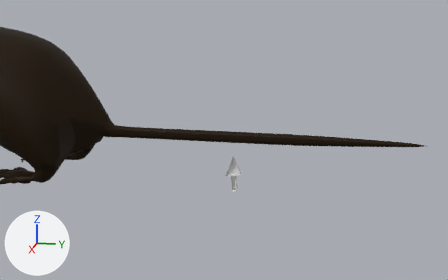
The Blender file rat/Rat2.0.blend as it was, and as the next commit left it.
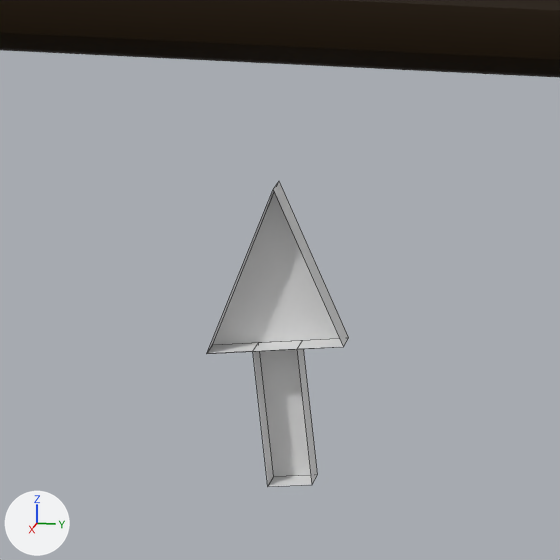
Old and new are each drawn from a camera (50 mm lens) standing at (72.32, 47.64, 23.52) and looking at (-0.96, 32.99, 5.2) and again close up on the part from 45% to 59% of the width and 48% to 71% of the height. The axes (+X, +Y, +Z) are drawn at lower left. The lights are the same throughout. The close-ups show mesh edges as thin lines.

The first close-up shows 'Plane.001', 'RAT'.
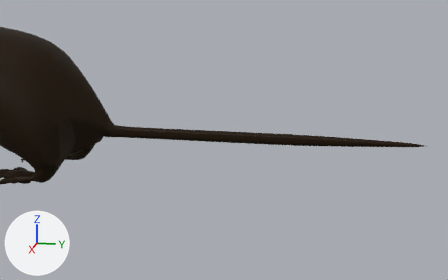
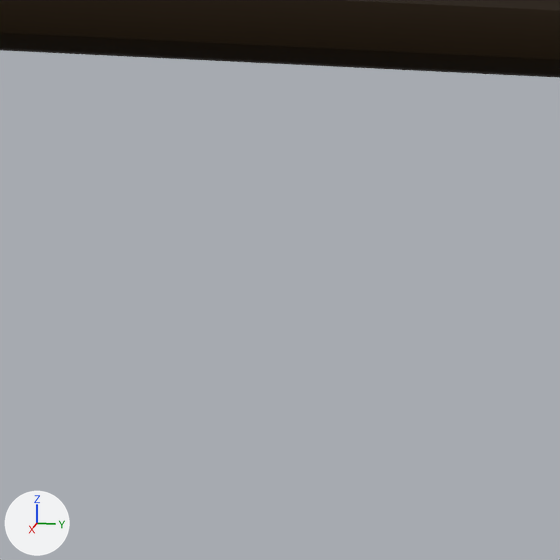
The change, as JSON lines over the scene's bpy script:
```json
{"op": "add", "block": "ob_plane_001", "code": "ob_plane_001.hide_set(True)  # wire or fog, not drawn"}
```

Where the change shows, as pixel boxes (x1, y1, x2, y2) in the close-ups (560 x 560 px):
```json
{"object": "Plane.001", "change": "hidden", "before": [207, 182, 349, 487]}
```
